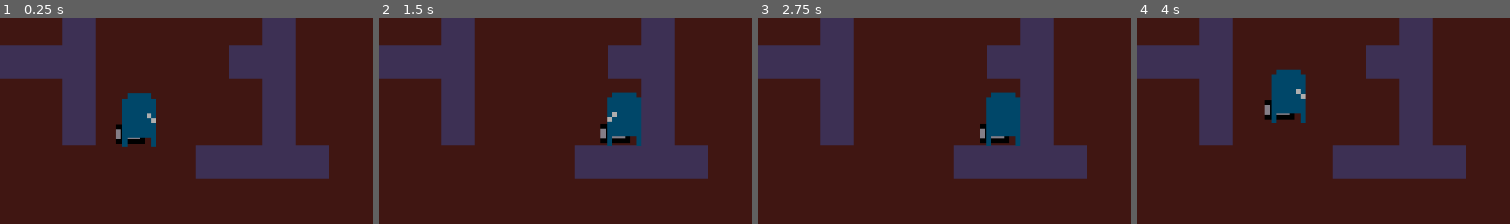
Above: before the commit, frames 1-4 (left to right).
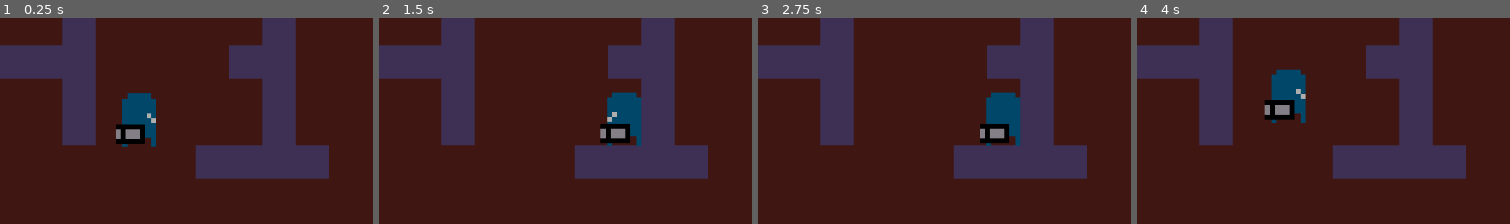
Above: after the commit, the same moments.

Repository: the-kido/Small-game
Game: Godot game, scene res://level_1.tscn
Two runs of this game, one before a commit and one after it. Both use one fixed random seed, a clock stepped at 60 frames per second and the inputs below.
Inputs (mouse positions are % of the whole screen's width and height, from its top left):
- Up to frame 1 (0.25 s): no input
- Up to frame 2 (1.5 s): tap Enter at 0.5 s; move the mouse to (74, 42) at 0.52 s; press the mouse at (74, 42) at 0.53 s; hold D (right) 0.53-1.28 s; move the mouse to (29, 53) at 1.27 s; release the mouse at (29, 53) at 1.28 s; hold S (down) from 1.28 s (still down); click (29, 53) at 1.35 s
- Up to frame 3 (2.75 s): tap Space at 2 s; move the mouse to (61, 24) at 2.02 s; release S (down) at 2.03 s; press the mouse at (61, 24) at 2.03 s; hold D (right) from 2.03 s (still down)
- Up to frame 4 (4 s): tap Enter at 2.75 s; move the mouse to (45, 70) at 2.77 s; release D (right) at 2.78 s; release the mouse at (45, 70) at 2.78 s; hold W (up) 2.78-3.53 s; click (45, 70) at 2.85 s; tap Space at 3.5 s; move the mouse to (82, 64) at 3.52 s; press the mouse at (82, 64) at 3.53 s; hold A (left) from 3.53 s (still down)
The pictures show only the part of the screen within x 19-69%, y 43-93%; the shares and areas given below are measured in that part.

The runs differ from the first frame. In frame 1, 0.5% of the frame differs, in the area x 32-39%, y 51-62%; in frame 2, 0.4%; in frame 3, 0.4%; in frame 4, 0.5%, in the area x 35-43%, y 39-50%.
Error after the commit: Parse Error: Could not find type "Weapon" in the current scope. (res://player_weapon.gd:5)

Commit message:
save arezzo files

Diff:
--- a/PlayerController.gd
+++ b/PlayerController.gd
@@ -3,6 +3,7 @@
 const MOVE_SPEED = 300.0
 const CORNER_CORRECTION_RANGE = 20 #in pixels
 
+signal attack
 
 enum Direction{
 	north = 0,
@@ -15,11 +16,18 @@
 @onready var _movement_animation_player = $PlayerSprites/AnimationPlayer
 @export var idle_sprites: Array[Texture2D] = []
 
+func _process(delta):
+	detect_input()
+
 func _physics_process(_delta):
 	#Find out which way the character is facing.
 	control_player_movement()
 	play_movement_animations(player_is_moving())
 	move_and_slide()
+
+func detect_input():
+	if Input.is_action_pressed("default_attack"):
+		attack.emit()
 
 func control_player_movement():
 	#Reset velocity as to not slide around
--- a/player.tscn
+++ b/player.tscn
@@ -670,3 +670,5 @@
 z_index = -1
 position = Vector2(-14, 20)
 rotation = 3.14159
+
+[connection signal="attack" from="." to="Weapon" method="_on_player_attack"]
--- a/player_weapon.gd
+++ b/player_weapon.gd
@@ -1,6 +1,8 @@
 extends Node2D
+class_name Player
 
 @onready var _gun_animation_tree = $GunAnimationTree
+@export var equipt_weapon: Weapon
 
 func _process(delta):
 	hide_gun_behind_player()
@@ -9,3 +11,34 @@
 func hide_gun_behind_player():
 	var facing_direction: Vector2 = -(global_position - get_global_mouse_position()).normalized()
 	_gun_animation_tree.set("parameters/blend_position", facing_direction)
+
+var reload_delay = 0.5
+
+var _reloaded = true
+#When the thing is held, loop the attack consistently
+func _on_player_attack():
+	if not _reloaded:
+		#reload() is taking its time.
+		return
+
+	#Set to false to filter clicks (filtered in the guard clause above)
+	_reloaded = false
+	#Will stop waiting when reloaded
+	await reload()
+	use_weapon()
+	_reloaded = true
+	pass # Replace with function body.
+
+func reload():
+	var reload_delay_recharge = 0
+	#While the recharge isn't the same as reload delay, increase the time
+	while reload_delay_recharge < reload_delay:
+		await get_tree().create_timer(get_process_delta_time()).timeout
+		reload_delay_recharge += get_process_delta_time()
+	reload_delay_recharge = 0
+	return true
+
+#May be replaced with specific scripts for weopons possibly?
+#That way, weopons can have unique functionality
+func use_weapon():
+	pass
--- a/project.godot
+++ b/project.godot
@@ -54,6 +54,11 @@
 , Object(InputEventKey,"resource_local_to_scene":false,"resource_name":"","device":-1,"window_id":0,"alt_pressed":false,"shift_pressed":false,"ctrl_pressed":false,"meta_pressed":false,"pressed":false,"keycode":0,"physical_keycode":4194321,"key_label":0,"unicode":0,"echo":false,"script":null)
 ]
 }
+default_attack={
+"deadzone": 0.5,
+"events": [Object(InputEventMouseButton,"resource_local_to_scene":false,"resource_name":"","device":-1,"window_id":0,"alt_pressed":false,"shift_pressed":false,"ctrl_pressed":false,"meta_pressed":false,"button_mask":1,"position":Vector2(255, 11),"global_position":Vector2(259, 54),"factor":1.0,"button_index":1,"pressed":true,"double_click":false,"script":null)
+]
+}
 
 [layer_names]
 
Not shown: 1 places in level_1.tscn that only renumber resources
